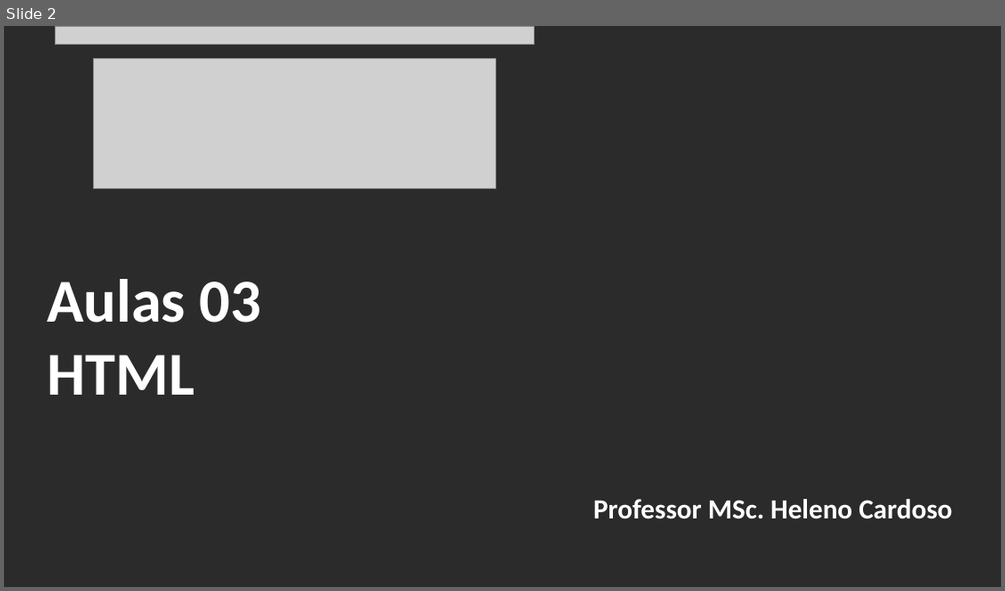
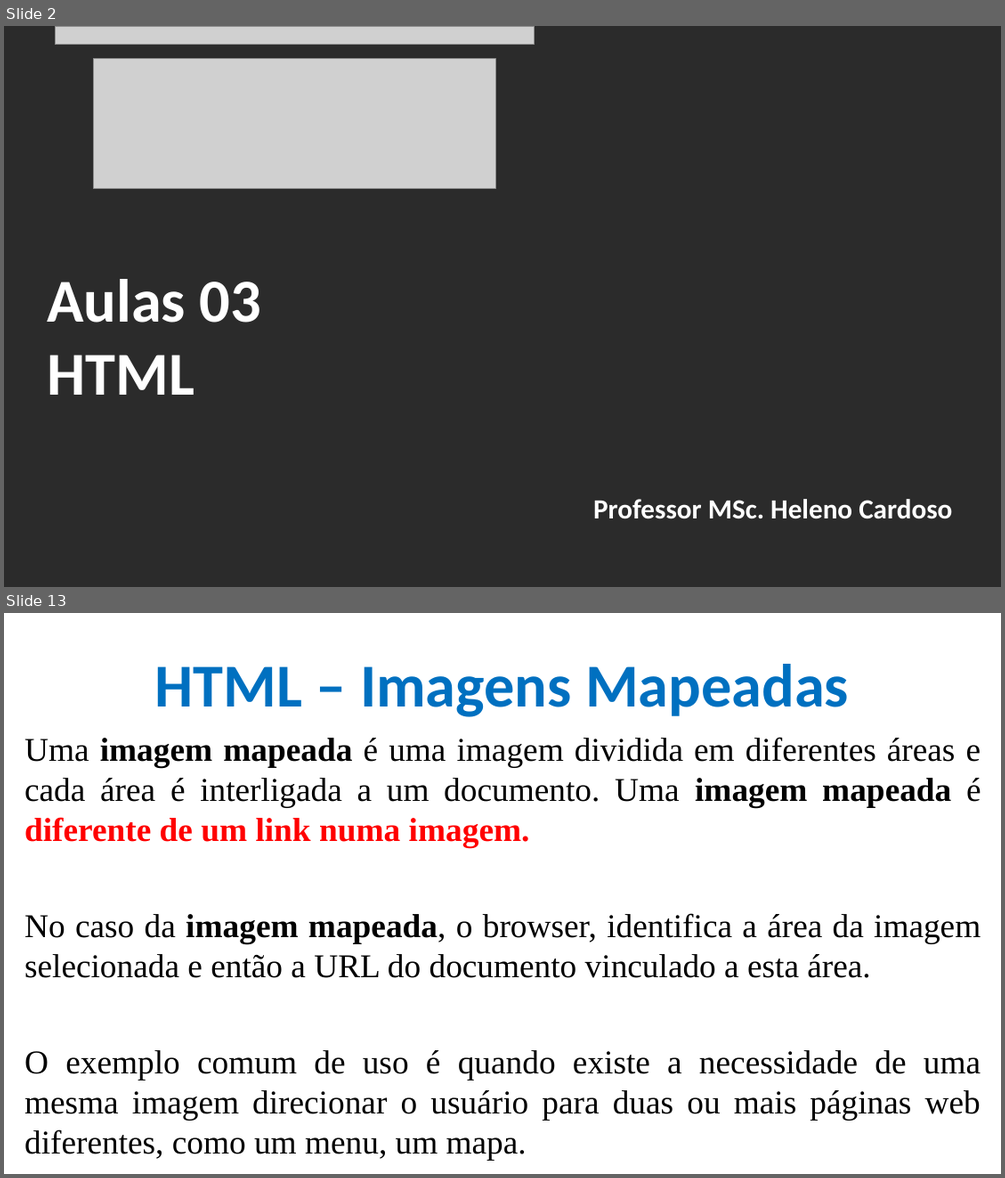
Before and after one commit to CloudEducationBrazil/WydenDesenvolvimentoWebJAVA, a slide deck: 01 Classes/frontend/Aula 03 Desenvolvimento de Software Java - HTML.pptx. Shown one above the other, each under a label of ours: slide 2 before the commit, slides 2 and 13 after it; the slides between them are not shown. The pictures are 1005x591 and 1005x1178 pixels, drawn with LibreOffice and Linux fonts; fonts in the diff are those of the drawing; grey boxes stand for pictures; background and template pictures are left out; a plain dark background stands for a picture behind light text. Boxes give left, top, right and bottom in pixels: in the first picture for what was removed or moved away, otherwise in the second. Text is boxed around its words. In the diff, an @@ line names an element or a change of style, - is before the commit and + after.

```diff
--- a/01 Classes/frontend/Aula 03 Desenvolvimento de Software Java - HTML.pptx
+++ b/01 Classes/frontend/Aula 03 Desenvolvimento de Software Java - HTML.pptx
@@ slide 13 added at <box>4,613,1001,1174</box>, background picture (left out) @@
@@ title added at <box>154,664,849,717</box>, 44 pt, text #0070C0, bold @@
+HTML – Imagens Mapeadas
@@ text added at <box>24,737,981,1159</box>, 24 pt, text #000000 @@
+Uma imagem mapeada é uma imagem dividida em diferentes áreas e cada área é interligada a um documento. Uma imagem mapeada é diferente de um link numa imagem.
+No caso da imagem mapeada, o browser, identifica a área da imagem selecionada e então a URL do documento vinculado a esta área.
+O exemplo comum de uso é quando existe a necessidade de uma mesma imagem direcionar o usuário para duas ou mais páginas web diferentes, como um menu, um mapa.
```
Also in this commit, not shown: 2 slides changed, 47 other slides added, 25 slides removed, 38 other files.
